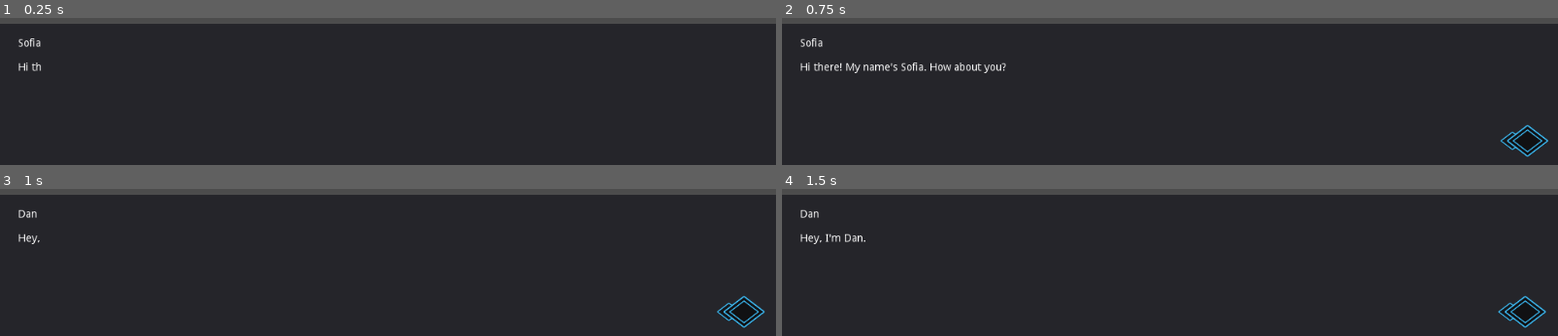
Above: before the commit, frames 1-4 (two rows, left to right).
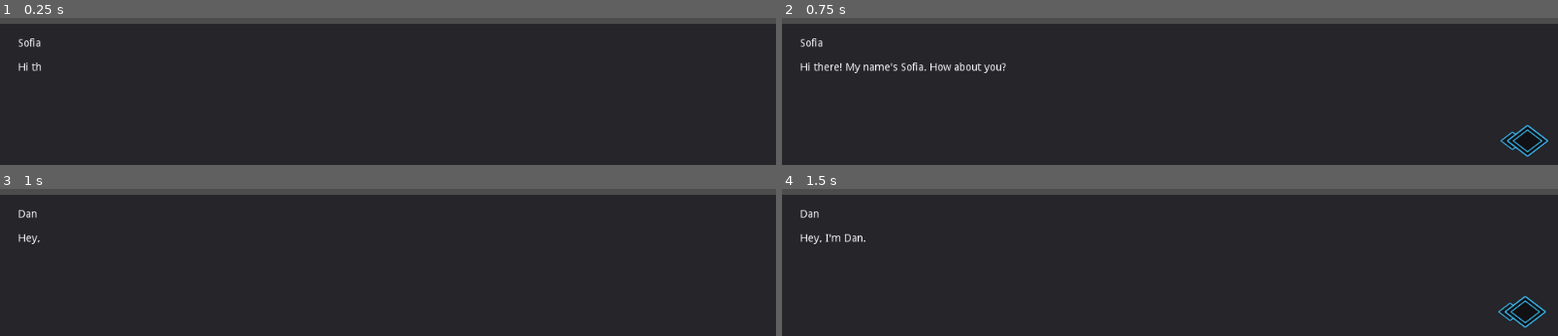
Above: after the commit, the same moments.

Repository: gdquest-demos/godot-2d-visual-novel
Game: Godot game, scene res://Main.tscn
Two runs of this game, one before a commit and one after it. Both use one fixed random seed, a clock stepped at 60 frames per second and the inputs below.
Inputs:
- Up to frame 1 (0.25 s): no input
- Up to frame 2 (0.75 s): tap Enter (ui_accept) at 0.5 s
- Up to frame 3 (1 s): tap Enter (ui_accept) at 0.77 s
- Up to frame 4 (1.5 s): no input

Frames 1-2 are identical in both runs. In frame 3, 0.3% of the frame differs, in the area x 92-99%, y 72-95%; in frame 4, nothing differs.

Commit message:
Hide arrow when displaying a new line of text

Diff:
--- a/godot/TextBox.gd
+++ b/godot/TextBox.gd
@@ -39,6 +39,7 @@
 	if not is_inside_tree():
 		yield(self, "ready")
 
+	_blinking_arrow.hide()
 	_rich_text_label.bbcode_text = bbcode_text
 	# Required for the `_rich_text_label`'s  text to update and the code below to work.
 	call_deferred("_begin_dialogue_display")
